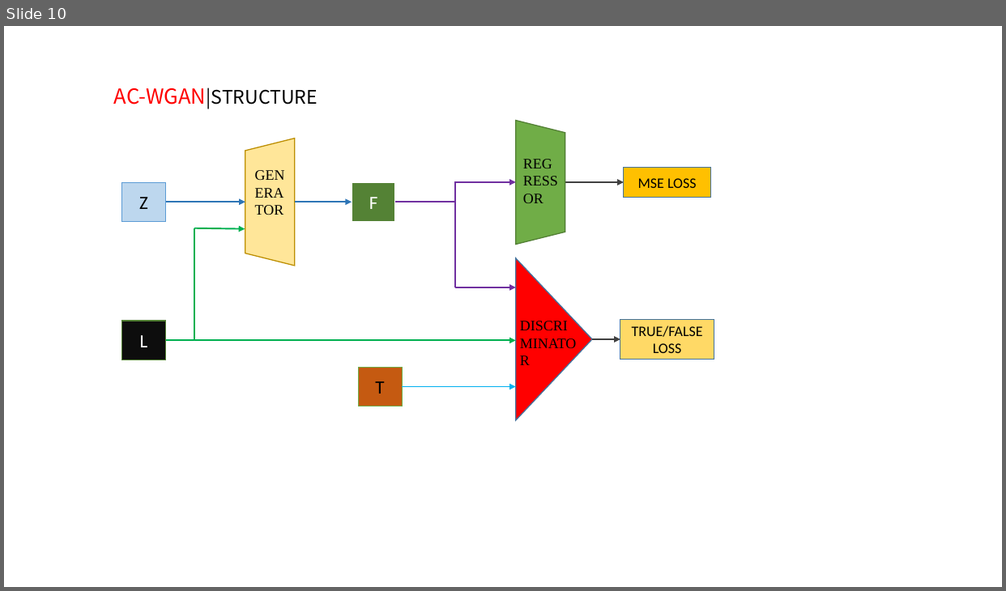
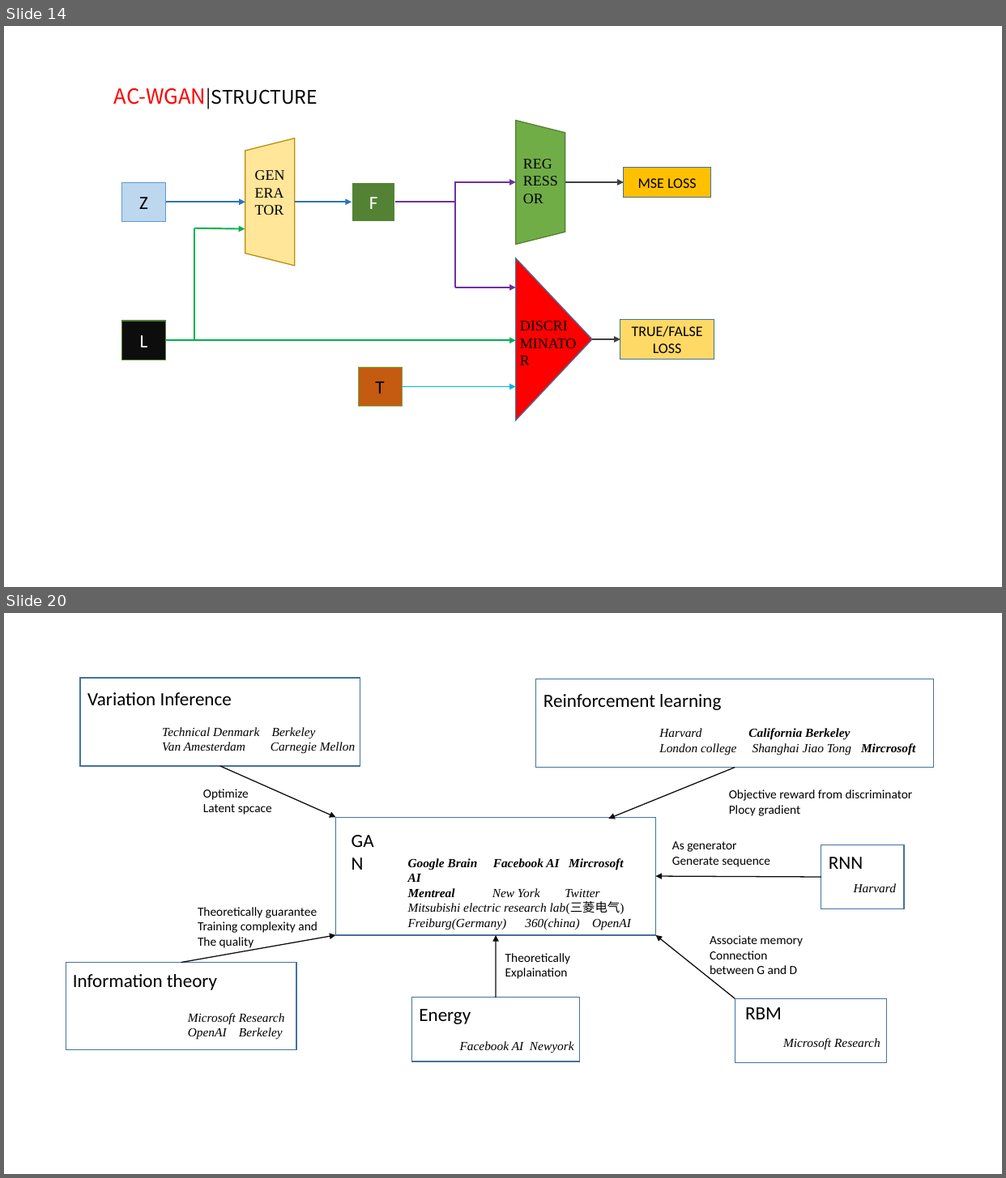
Before and after one commit to DreamPurchaseZnz/Picture, a slide deck: GANs_model.pptx. Shown one above the other, each under a label of ours: slide 10 before the commit, slides 14 and 20 after it; the slides between them are not shown. The pictures are 1006x591 and 1006x1178 pixels, drawn with LibreOffice and Linux fonts; fonts in the diff are those of the drawing. Boxes give left, top, right and bottom in pixels: in the first picture for what was removed or moved away, otherwise in the second. Text is boxed around its words. In the diff, an @@ line names an element or a change of style, - is before the commit and + after.

```diff
--- a/GANs_model.pptx
+++ b/GANs_model.pptx
@@ slide 20 added at box(4, 613, 1002, 1174), background #FFFFFF @@
@@ group added at box(66, 677, 934, 1063): 20 texts, 7 rectangles, 6 arrows @@
+Variation Inference
+Technical Denmark Berkeley
+Van Amesterdam Carnegie Mellon
+Reinforcement learning
+Harvard California Berkeley
+London college Shanghai Jiao Tong Mircrosoft
+GAN
+Google Brain Facebook AI Mircrosoft AI
+Mentreal New York Twitter
+Mitsubishi electric research lab(三菱电气)
+Freiburg(Germany) 360(china) OpenAI
+Information theory
+Microsoft Research
+OpenAI Berkeley
+RBM
+Microsoft Research
+Energy
+Facebook AI Newyork
+RNN
+Harvard
+Optimize
+Latent spcace
+Objective reward from discriminator
+Plocy gradient
+Theoretically
+Explaination
+Theoretically guarantee Training complexity and The quality
+As generator
+Generate sequence
+Associate memory
+Connection between G and D
@@ what was slide 10 is now slide 14 @@
```
Also in this commit, not shown: 4 slides changed, 12 other slides added, 2 slides removed.
